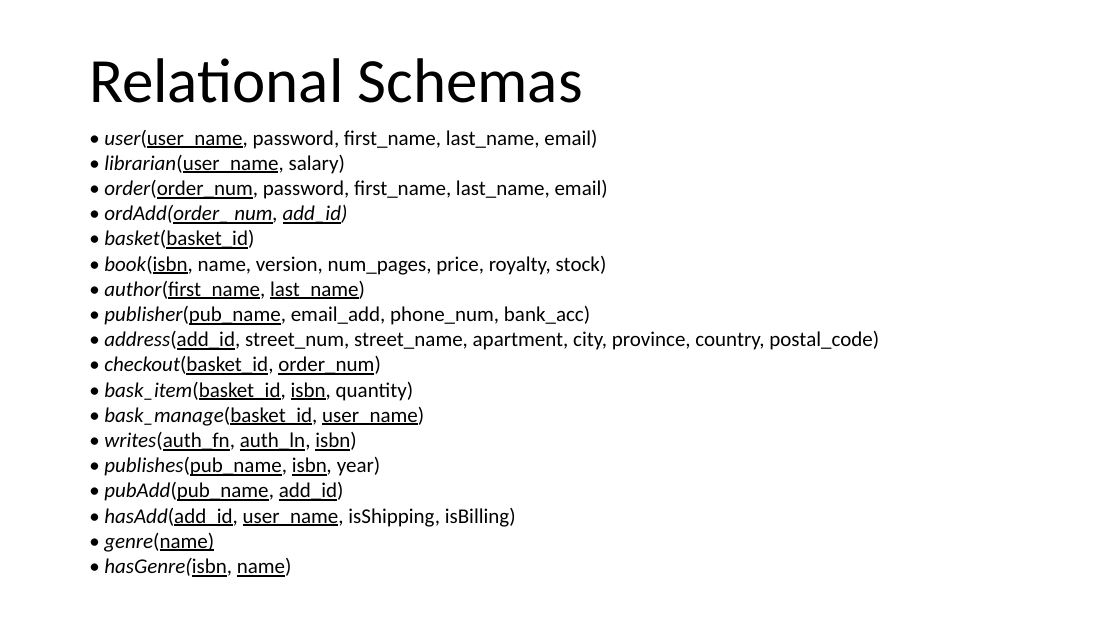
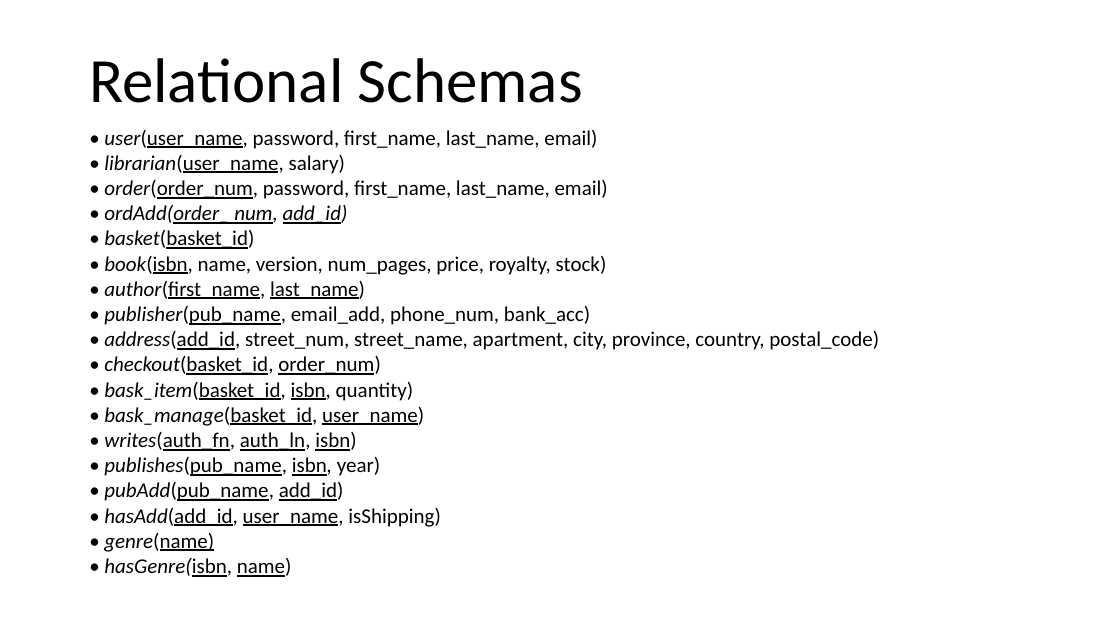
Before and after one commit to john-breton/COMP3005, a slide deck: slide 1 of documentation/Relation Schemas.pptx. Drawn at 1120x630 pixels with LibreOffice and Linux fonts; fonts in the diff are those of the drawing. Boxes give left, top, right and bottom in pixels: in the first picture for what was removed or moved away, otherwise in the second. Text is boxed around its words. In the diff, an @@ line names an element or a change of style, - is before the commit and + after.

Commit message:
removed isBilling

```diff
--- a/documentation/Relation Schemas.pptx
+++ b/documentation/Relation Schemas.pptx
@@ text at (104,508,441,527): text changed @@
-• hasAdd(add_id, user_name, isShipping, isBilling)
+• hasAdd(add_id, user_name, isShipping)
```
